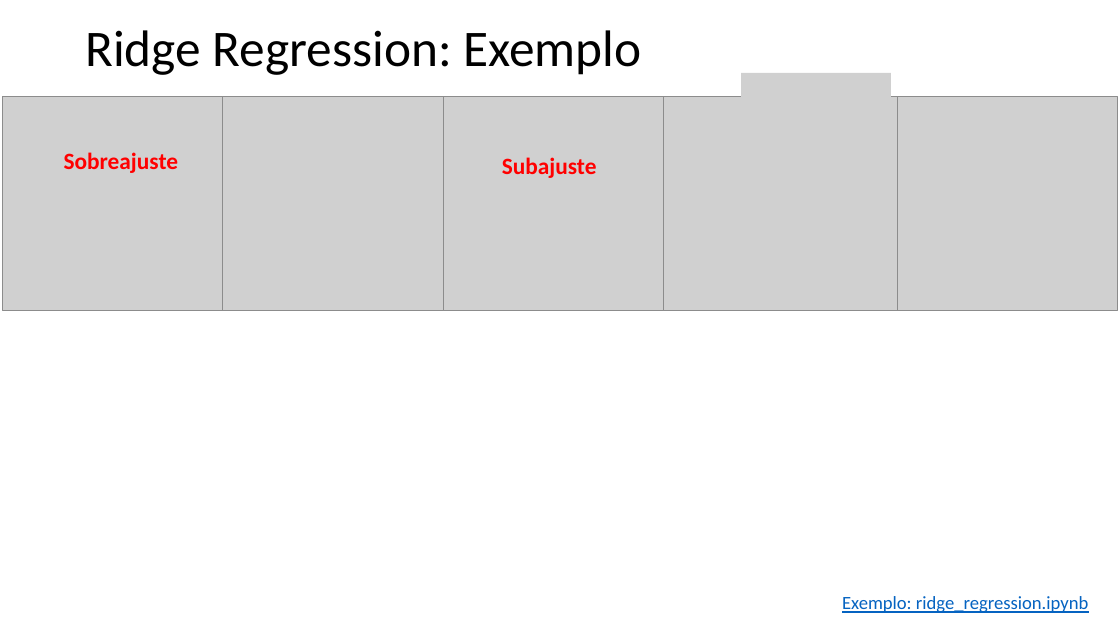
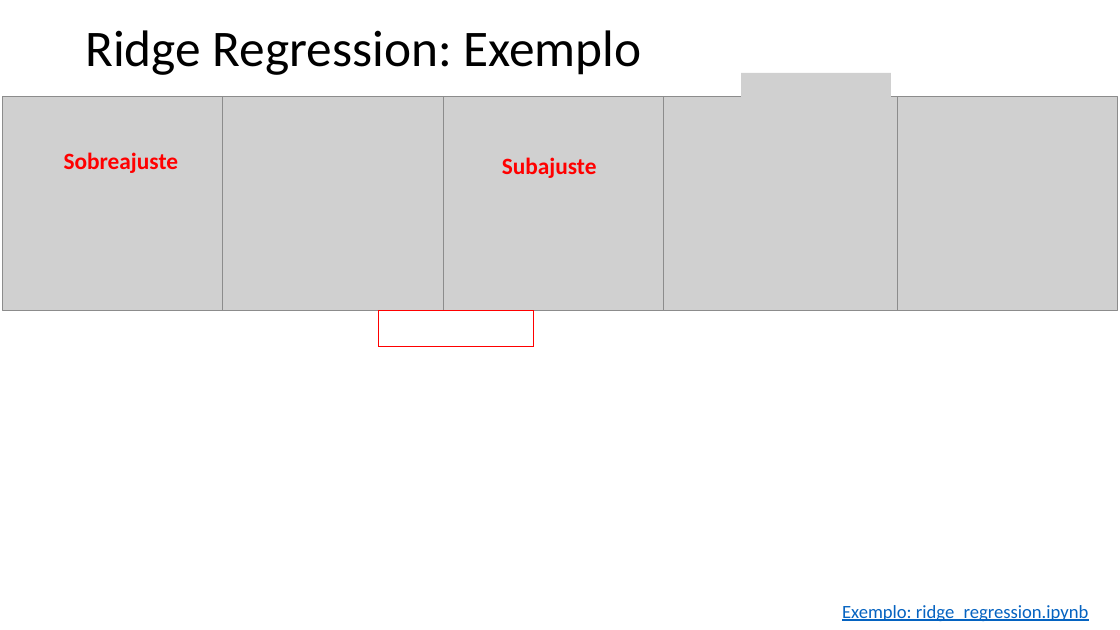
Before and after one commit to zz4fap/t319_aprendizado_de_maquina, a slide deck: slide 6 of slides/T319_Regressão_Linear (Parte VI).pptx. Drawn at 1120x630 pixels with LibreOffice and Linux fonts; fonts in the diff are those of the drawing; grey boxes stand for pictures. Boxes give left, top, right and bottom in pixels: in the first picture for what was removed or moved away, otherwise in the second. Text is boxed around its words. In the diff, an @@ line names an element or a change of style, - is before the commit and + after.

```diff
--- a/slides/T319_Regressão_Linear (Parte VI).pptx
+++ b/slides/T319_Regressão_Linear (Parte VI).pptx
@@ rectangle added at [379, 311, 534, 347], outline #FF0000 1 pt @@
@@ text "Exemplo: ridge_regression.ipynb": place and size @@
-text "Exemplo: ridge_regression.ipynb" at [842, 596, 1088, 613]
+text "Exemplo: ridge_regression.ipynb" at [842, 605, 1088, 622]
```
Also in this commit, not shown: 8 other slides changed, 5 other files.
